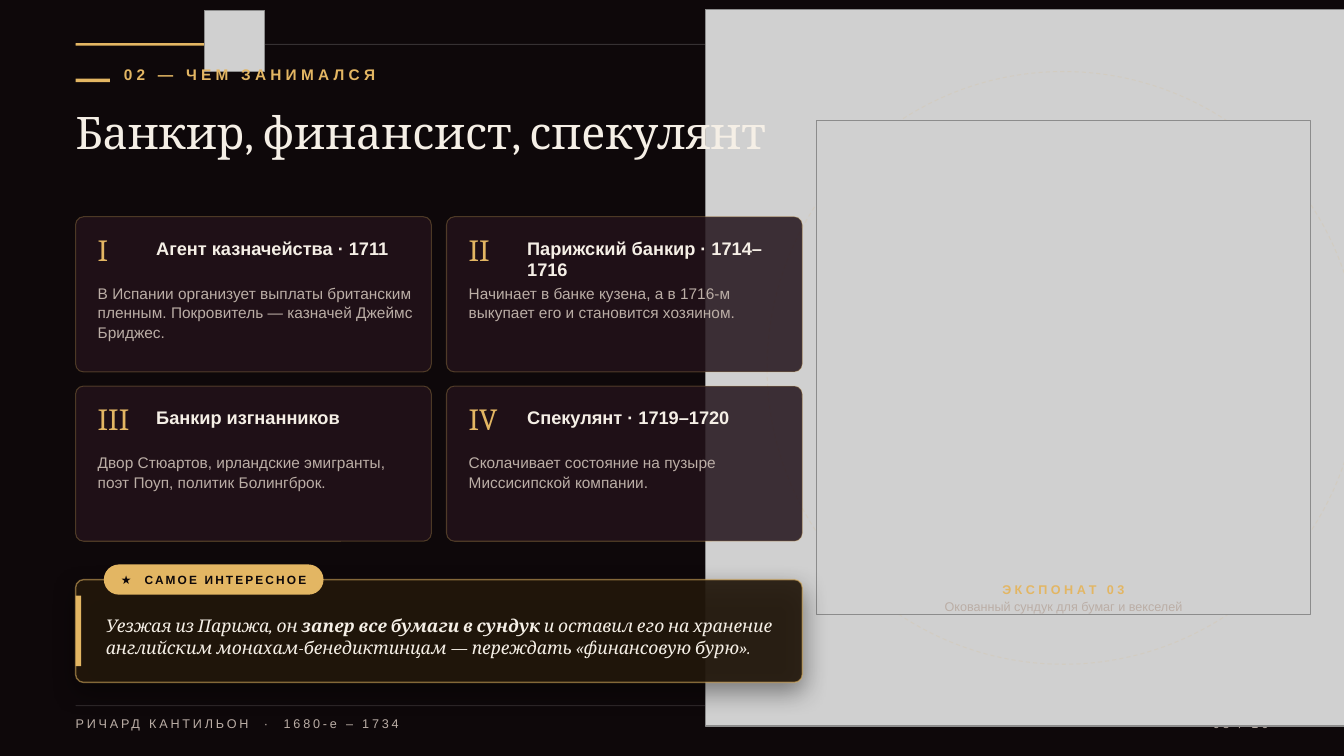
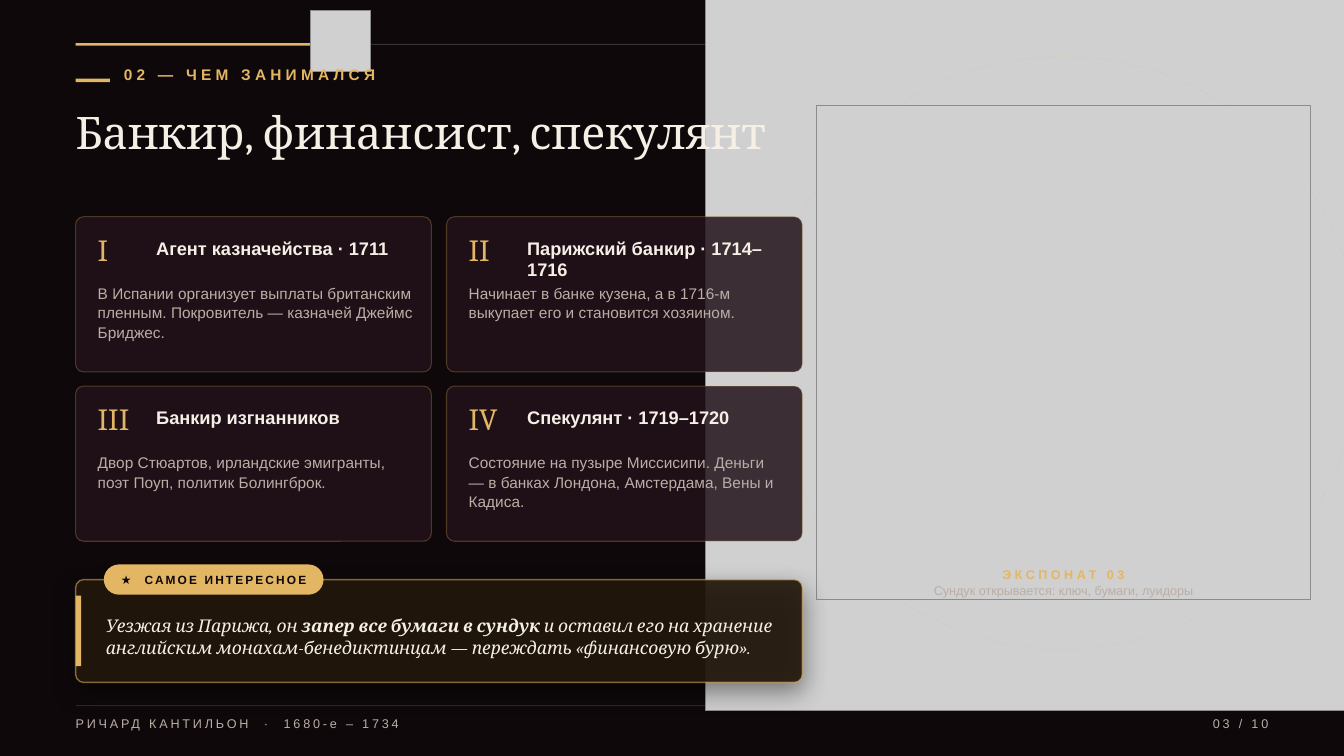
Before and after one commit to overbaffe1/omgGame, a slide deck: slide 3 of exports/cantillon-3d-presentation.pptx. Drawn at 1344x756 pixels with LibreOffice and Linux fonts; fonts in the diff are those of the drawing; grey boxes stand for pictures; background and template pictures are left out. Boxes give left, top, right and bottom in pixels: in the first picture for what was removed or moved away, otherwise in the second. Text is boxed around its words. In the diff, an @@ line names an element or a change of style, - is before the commit and + after.

```diff
--- a/exports/cantillon-3d-presentation.pptx
+++ b/exports/cantillon-3d-presentation.pptx
@@ picture: place and size @@
-picture at box(205, 11, 265, 72)
+picture at box(311, 11, 371, 72)
@@ rectangle: place and size @@
-rectangle at box(76, 43, 235, 45)
+rectangle at box(76, 43, 341, 45)
@@ text at box(469, 457, 774, 510): text changed @@
-Сколачивает состояние на пузыре Миссисипской компании.
+Состояние на пузыре Миссисипи. Деньги — в банках Лондона, Амстердама, Вены и Кадиса.
@@ 2 pictures, 1 ellipse, 1 text: place and size @@
-2 pictures, 1 ellipse, 1 text at box(706, 10, 1344, 727)
+2 pictures, 1 ellipse, 1 text at box(706, 0, 1344, 712)
@@ text at box(934, 588, 1193, 597): text changed @@
-Окованный сундук для бумаг и векселей
+Сундук открывается: ключ, бумаги, луидоры
@@ text at box(1213, 719, 1268, 728): text changed @@
-03 / 16
+03 / 10
```
Also in this commit, not shown: 8 other slides changed, 1 slide added, 7 slides removed, 54 other files.
